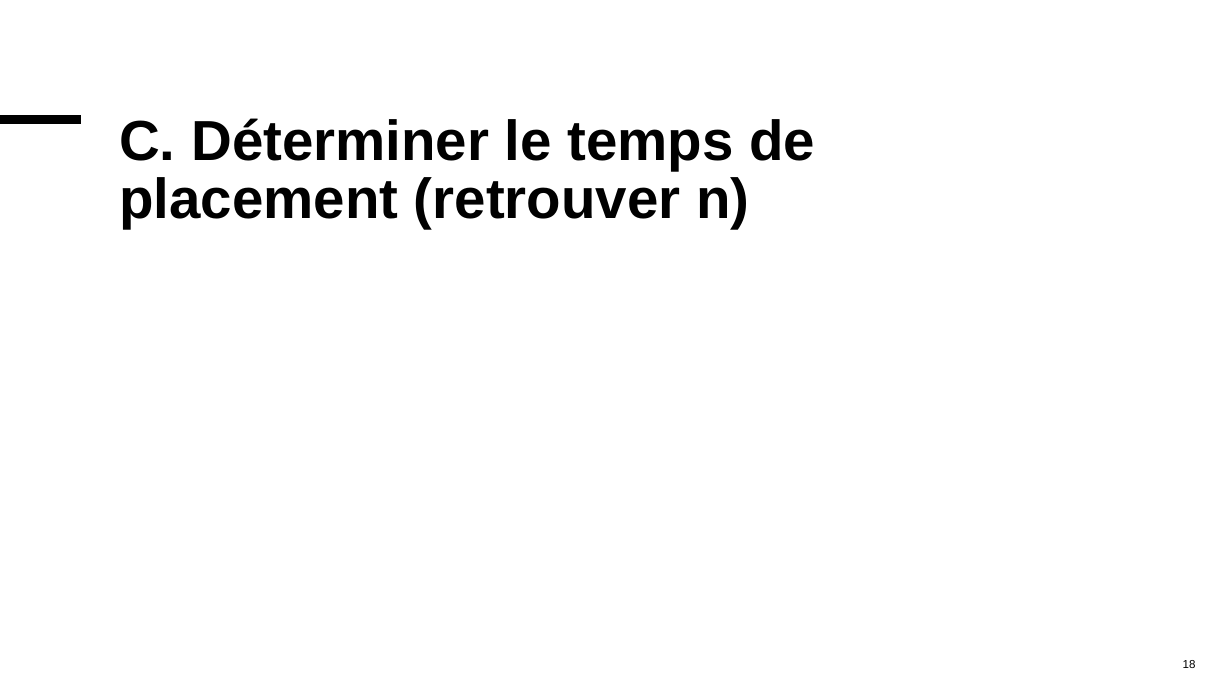
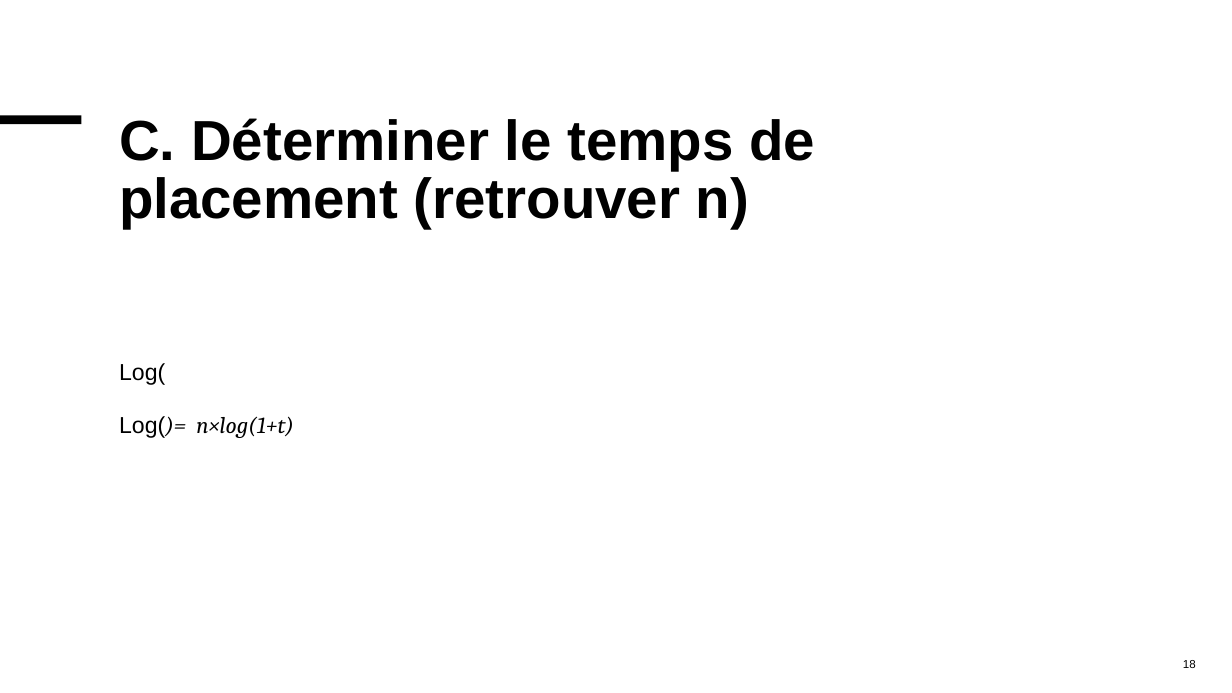
Before and after one commit to MaxMontouro/BUT_Info, a slide deck: slide 18 of Annee2/S4/R4_D_09_maths_gestion/CHP1/chap1.pptx. Drawn at 1232x693 pixels with LibreOffice and Linux fonts; fonts in the diff are those of the drawing; grey boxes stand for pictures. Boxes give left, top, right and bottom in pixels: in the first picture for what was removed or moved away, otherwise in the second. Text is boxed around its words. In the diff, an @@ line names an element or a change of style, - is before the commit and + after.

```diff
--- a/Annee2/S4/R4_D_09_maths_gestion/CHP1/chap1.pptx
+++ b/Annee2/S4/R4_D_09_maths_gestion/CHP1/chap1.pptx
@@ text added at (119,363,294,438), 18 pt, text #000000, italic @@
+Log(
+Log()= n×log(1+t)
```
Also in this commit, not shown: 18 other slides changed, 4 slides added, 4 slides removed, 3 other files.
